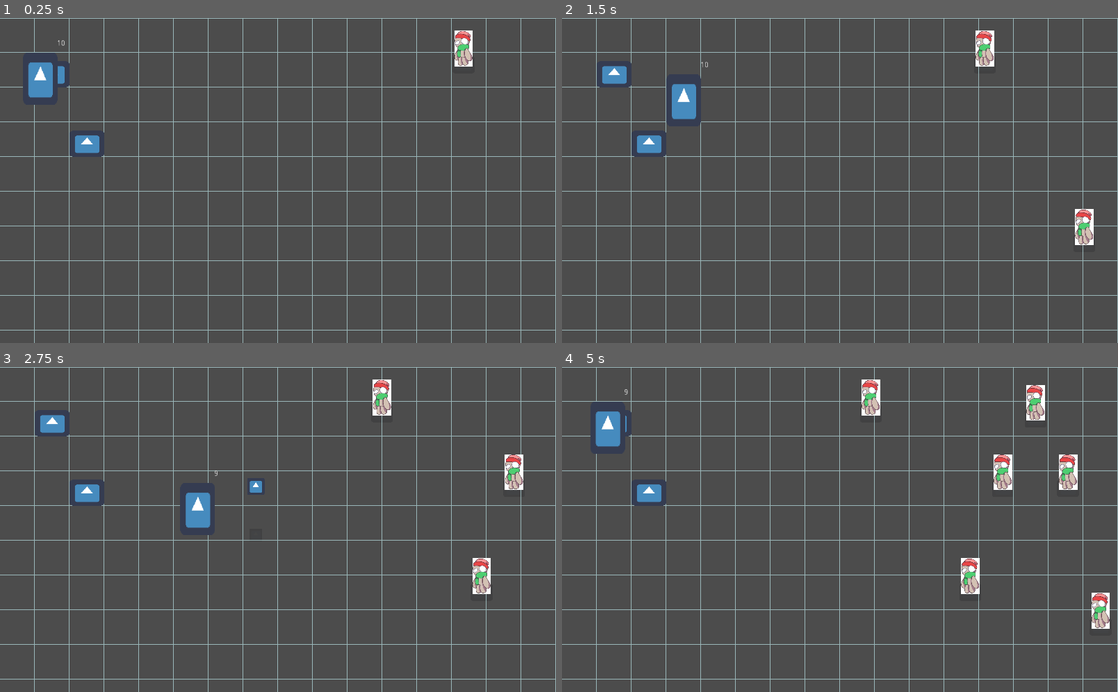
Above: before the commit, frames 1-4 (two rows, left to right).
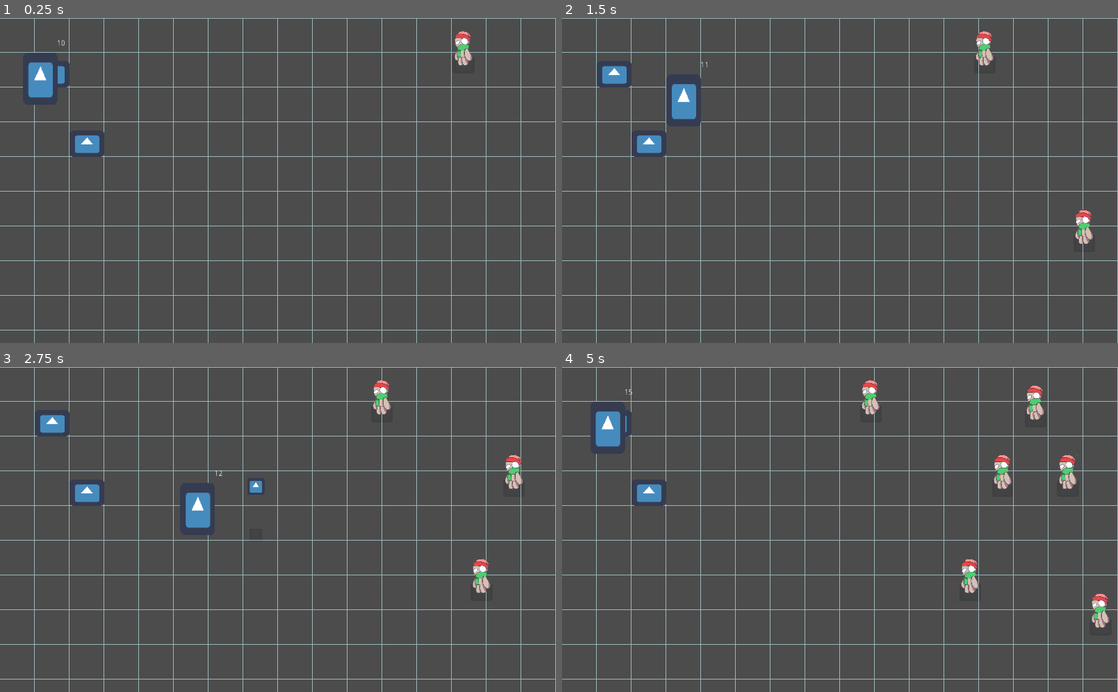
Above: after the commit, the same moments.

Repository: reidbhuntley/snowfort
Game: Godot game, scene res://Scenes/Main.tscn
The game is run twice, just before and just after one commit, with the same random seed, the same clock (stepped at 60 frames per second) and the same inputs. The engine's default icon, where the game draws it, is replaced by a stand-in: a white triangle on a blue panel in a dark square.
Inputs (mouse positions are in pixels of both pictures, inside the frame that each line leads up to):
- Up to frame 1 (0.25 s): no input
- Up to frame 2 (1.5 s): move the mouse to (962, 164) at 0.52 s; hold D (move_right) 0.53-1.28 s; click (962, 164) at 0.6 s; tap Space (ui_select) at 0.77 s; move the mouse to (728, 196) at 1.27 s; hold S (move_down) from 1.28 s (still down); tap E (build_wall) at 1.35 s
- Up to frame 3 (2.75 s): tap Space (ui_select) at 1.52 s; click (166, 545) at 1.55 s; move the mouse to (333, 458) at 2.02 s; release S (move_down) at 2.03 s; hold D (move_right) from 2.03 s (still down); click (333, 458) at 2.1 s
- Up to frame 4 (5 s): move the mouse to (812, 594) at 2.77 s; release D (move_right) at 2.78 s; hold W (move_up) 2.78-3.53 s; click (812, 594) at 2.85 s; tap Space (ui_select) at 3.02, 3.77, 4.52 s; move the mouse to (1006, 578) at 3.52 s; hold E (build_wall) 3.53-4.28 s; hold A (move_left) from 3.53 s (still down); click (1006, 578) at 3.8 s; move the mouse to (673, 480) at 4.27 s; click (673, 480) at 4.35 s

The runs differ from the first frame. In frame 1, 0.1% of the frame differs, in the area x 81-85%, y 3-15%; in frame 2, 0.2%; in frame 3, 0.4%; in frame 4, 0.7%, in the area x 11-99%, y 3-81%.

Commit message:
Removed mob background
made the mob look sleeker

Diff:
--- a/Scenes/Mobs/RunningEnemy.tscn
+++ b/Scenes/Mobs/RunningEnemy.tscn
@@ -1,6 +1,6 @@
 [gd_scene load_steps=7 format=2]
 
-[ext_resource path="res://Scenes/Mobs/image0.jpg" type="Texture" id=1]
+[ext_resource path="res://Scenes/Mobs/image0.png" type="Texture" id=1]
 [ext_resource path="res://Scenes/Mobs/RunningEnemy.gd" type="Script" id=2]
 [ext_resource path="res://Scenes/NodeHeight/Hitbox/Hitbox.tscn" type="PackedScene" id=3]
 [ext_resource path="res://Scenes/NodeHeight/NodeHeight.tscn" type="PackedScene" id=4]
--- a/Scenes/Player/Player.gd
+++ b/Scenes/Player/Player.gd
@@ -43,7 +43,7 @@
 	if Input.is_action_just_pressed("ui_mouse_left"):
 		if snowballs > 0:
 			fire()
-			snowballs = snowballs - 1
+			#snowballs = snowballs - 1
 
 	if Input.is_action_pressed("build_wall"):
 		build_wall_progress += delta
Binary file added: Scenes/Mobs/image0.png
Not shown, added: Scenes/Mobs/image0.png.import
